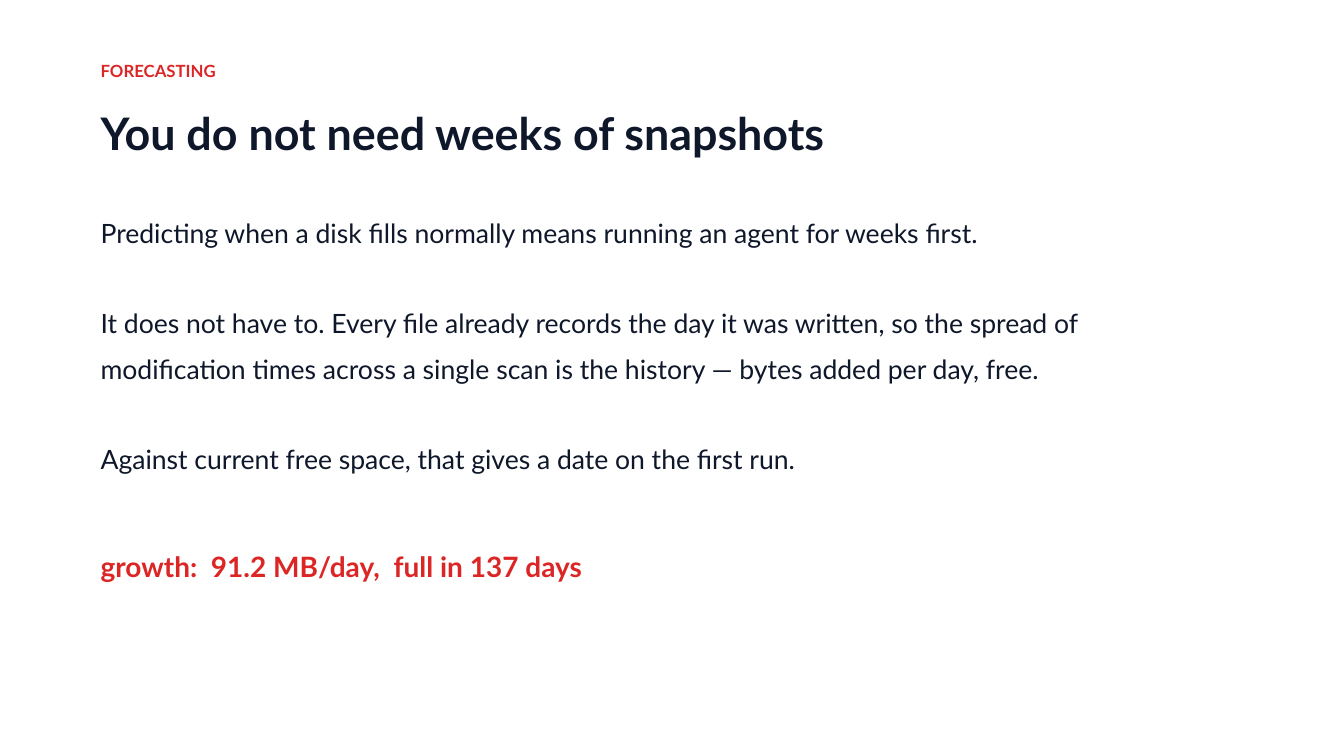
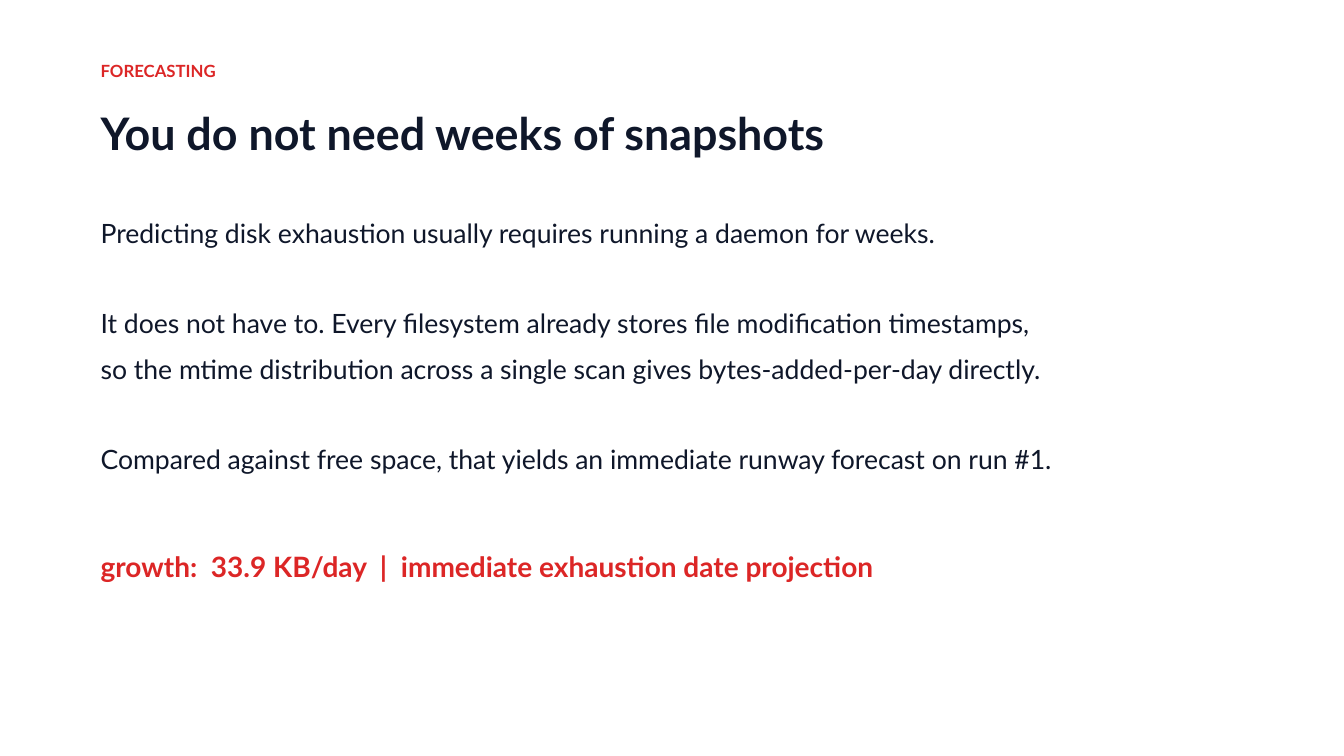
Before and after one commit to basithladdu/sanchay, a slide deck: slide 5 of docs/SANCHAY.pptx. Drawn at 1344x756 pixels with LibreOffice and Linux fonts; fonts in the diff are those of the drawing. Boxes give left, top, right and bottom in pixels: in the first picture for what was removed or moved away, otherwise in the second. Text is boxed around its words. In the diff, an @@ line names an element or a change of style, - is before the commit and + after.

```diff
--- a/docs/SANCHAY.pptx
+++ b/docs/SANCHAY.pptx
@@ text at (101, 223, 1051, 474): text changed @@
-Predicting when a disk fills normally means running an agent for weeks first.
-It does not have to. Every file already records the day it was written, so the spread of
-modification times across a single scan is the history — bytes added per day, free.
-Against current free space, that gives a date on the first run.
+Predicting disk exhaustion usually requires running a daemon for weeks.
+It does not have to. Every filesystem already stores file modification timestamps,
+so the mtime distribution across a single scan gives bytes-added-per-day directly.
+Compared against free space, that yields an immediate runway forecast on run #1.
@@ text at (101, 556, 874, 582): text changed @@
-growth: 91.2 MB/day, full in 137 days
+growth: 33.9 KB/day | immediate exhaustion date projection
```
Also in this commit, not shown: 5 other slides changed.
